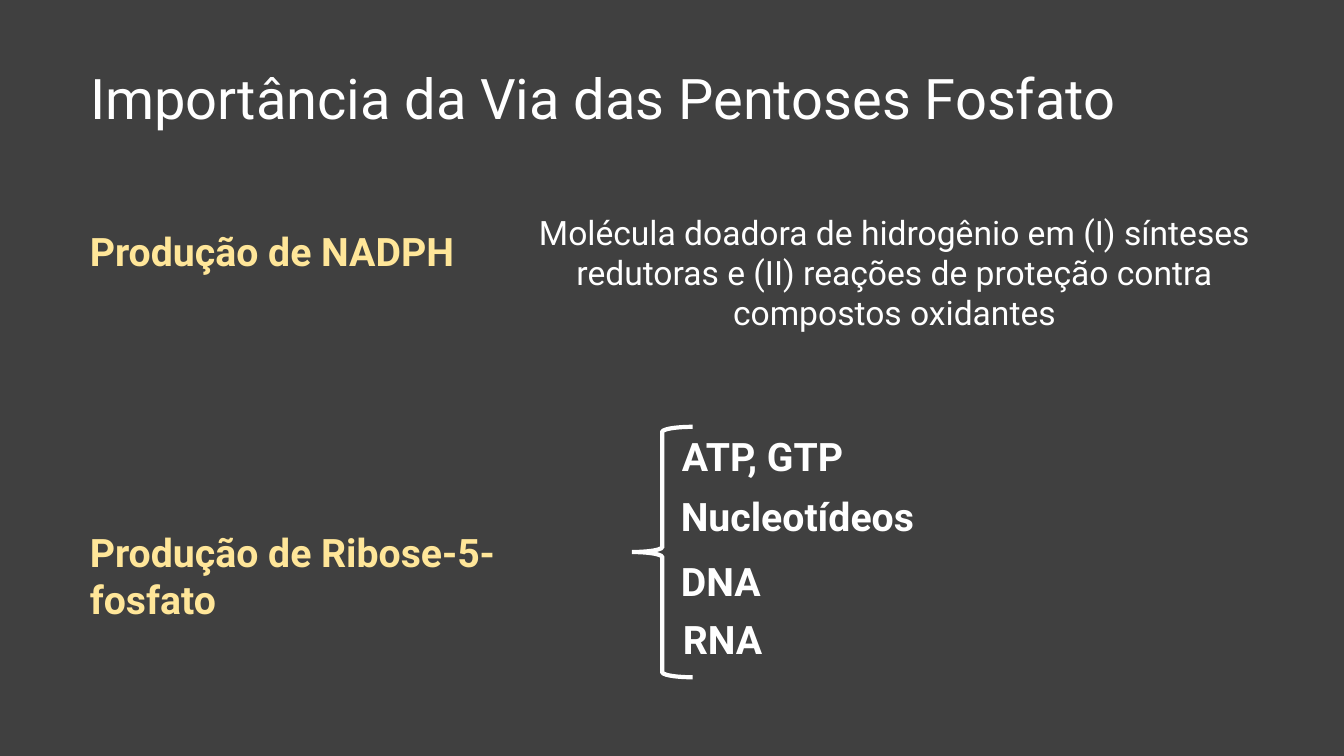
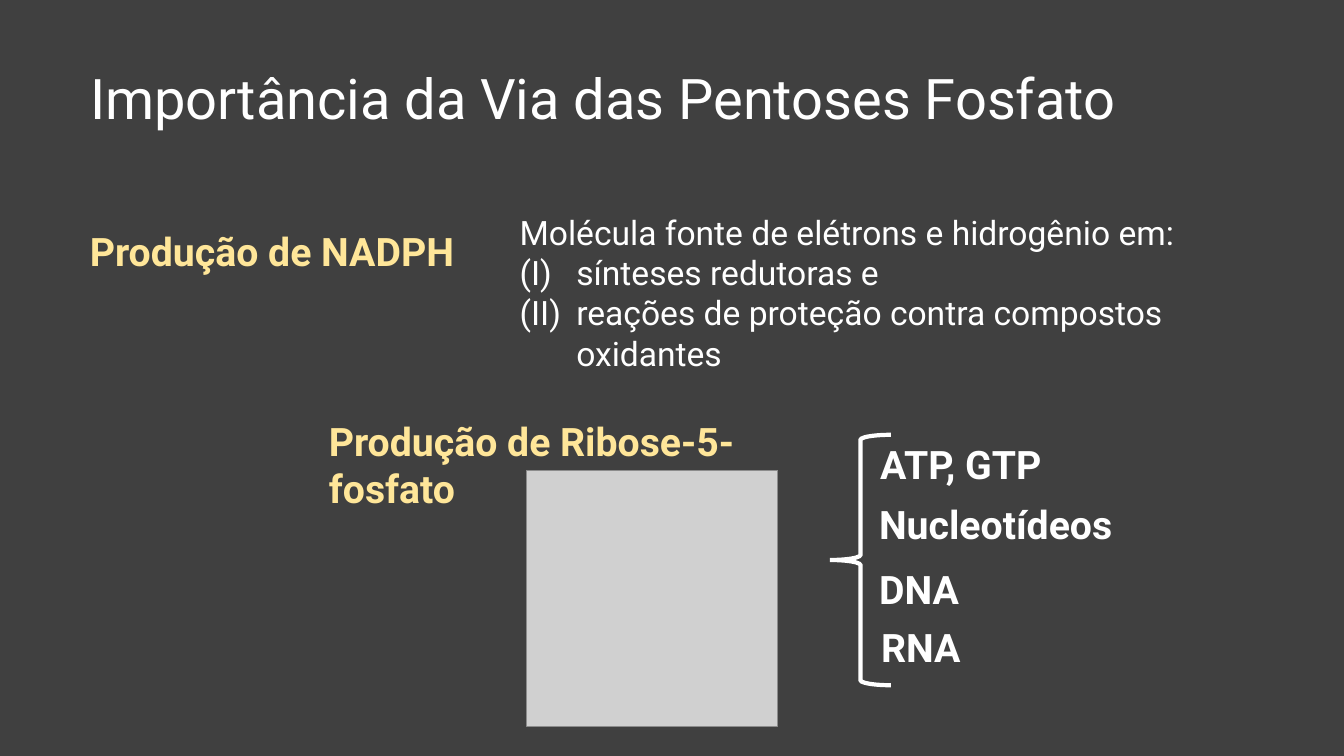
Before and after one commit to daniloasdotcom/Bioquimica-com-Danilo, a slide deck: slide 5 of static/aulas/via_das_pentoses.pptx (slide 7 before the commit). Drawn at 1344x756 pixels with LibreOffice and Linux fonts; fonts in the diff are those of the drawing; grey boxes stand for pictures. Boxes give left, top, right and bottom in pixels: in the first picture for what was removed or moved away, otherwise in the second. Text is boxed around its words. In the diff, an @@ line names an element or a change of style, - is before the commit and + after.

```diff
--- a/static/aulas/via_das_pentoses.pptx
+++ b/static/aulas/via_das_pentoses.pptx
@@ text at (x1=520, y1=219, x2=1174, y2=333): text changed @@
-Molécula doadora de hidrogênio em (I) sínteses redutoras e (II) reações de proteção contra compostos oxidantes
+Molécula fonte de elétrons e hidrogênio em:
+1. sínteses redutoras e
+2. reações de proteção contra compostos oxidantes
@@ text "Produção de Ribose-5-fosfato" moved from (x1=90, y1=537, x2=495, y2=615) to (x1=329, y1=426, x2=734, y2=504) @@
@@ left brace moved from (x1=632, y1=427, x2=693, y2=678) to (x1=830, y1=435, x2=890, y2=685) @@
@@ text "ATP, GTP" moved from (x1=682, y1=442, x2=843, y2=478) to (x1=880, y1=450, x2=1041, y2=486) @@
@@ picture added at (x1=527, y1=470, x2=778, y2=726) @@
@@ text "Nucleotídeos" moved from (x1=681, y1=501, x2=914, y2=532) to (x1=879, y1=509, x2=1112, y2=540) @@
@@ text "DNA" moved from (x1=681, y1=568, x2=761, y2=596) to (x1=879, y1=576, x2=959, y2=604) @@
@@ text "RNA" moved from (x1=683, y1=626, x2=762, y2=654) to (x1=881, y1=634, x2=960, y2=662) @@
```
Also in this commit, not shown: 16 other slides changed, 1 slide added, 3 slides removed, 3 other files.
